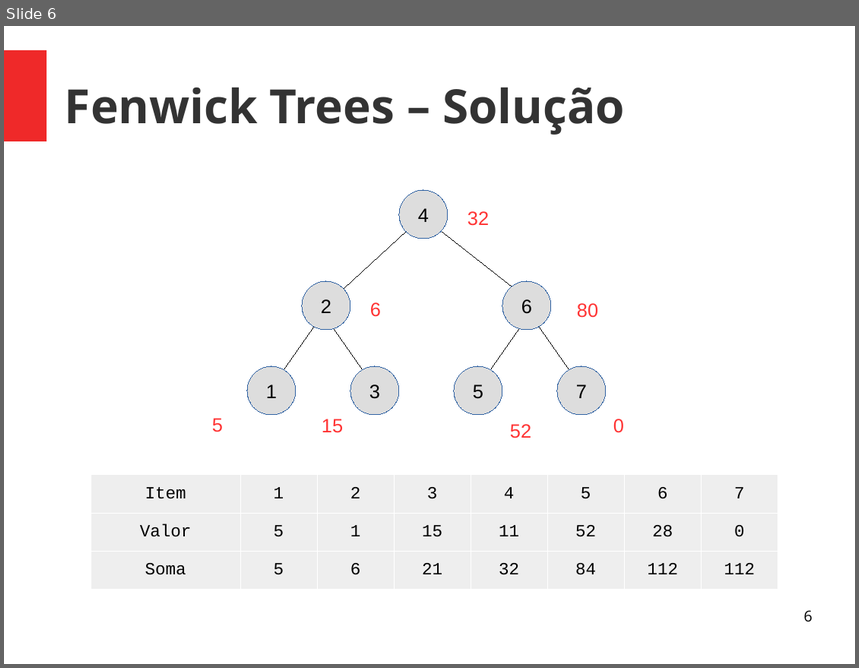
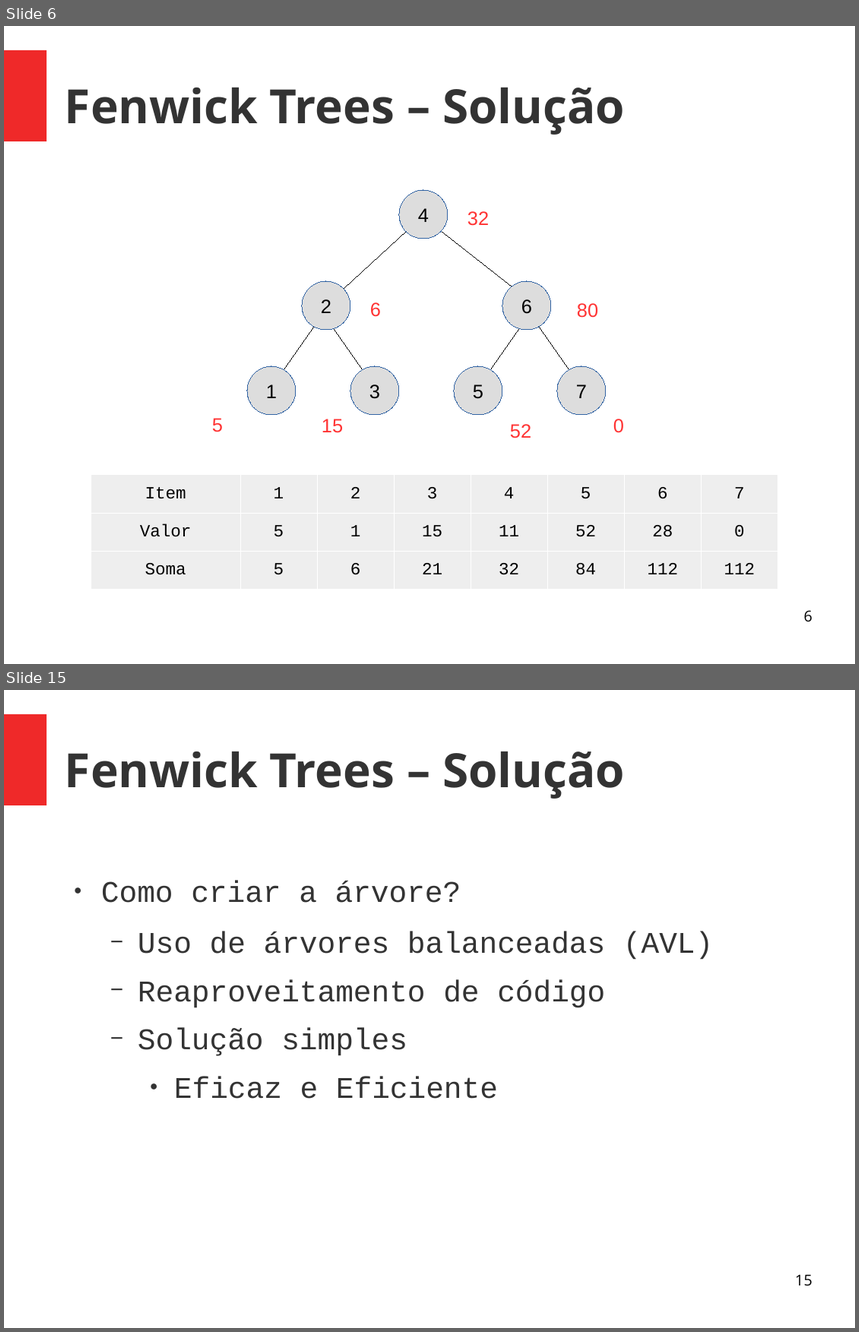
Before and after one commit to almirbraggio/aed, a slide deck: 03/Fenwick-Tree/fenwick-tree.odp. Shown one above the other, each under a label of ours: slide 6 before the commit, slides 6 and 15 after it; the slides between them are not shown. The pictures are 859x668 and 859x1332 pixels, drawn with LibreOffice and Linux fonts; fonts in the diff are those of the drawing. Boxes give left, top, right and bottom in pixels: in the first picture for what was removed or moved away, otherwise in the second. Text is boxed around its words. In the diff, an @@ line names an element or a change of style, - is before the commit and + after.

Commit message:
Fenwick presentation edit

```diff
--- a/03/Fenwick-Tree/fenwick-tree.odp
+++ b/03/Fenwick-Tree/fenwick-tree.odp
@@ slide 15 added at [4, 690, 855, 1328], background #FFFFFF; not listed: 1 template element that a slide beside it also shows @@
@@ title added at [65, 752, 625, 799], 44 pt, text #333333, bold @@
+Fenwick Trees – Solução
@@ text added at [101, 881, 713, 1099], 28 pt, text #333333 @@
+● Como criar a árvore?
+  − Uso de árvores balanceadas (AVL)
+  − Reaproveitamento de código
+  − Solução simples
+    ● Eficaz e Eficiente
@@ page number added at [795, 1275, 813, 1287], 14 pt, text #000000 @@
+15
```
Also in this commit, not shown: 13 other slides added, 1 other file.
